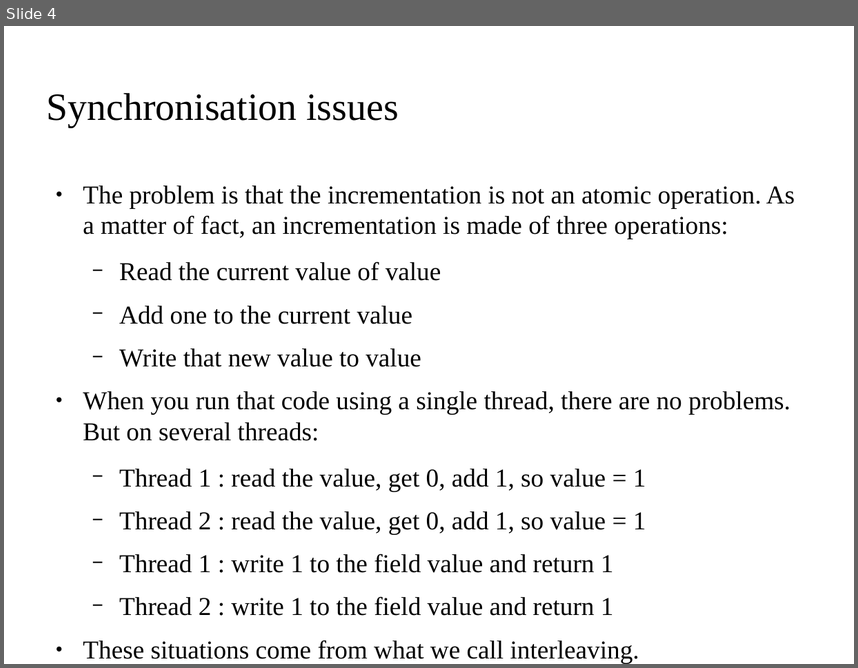
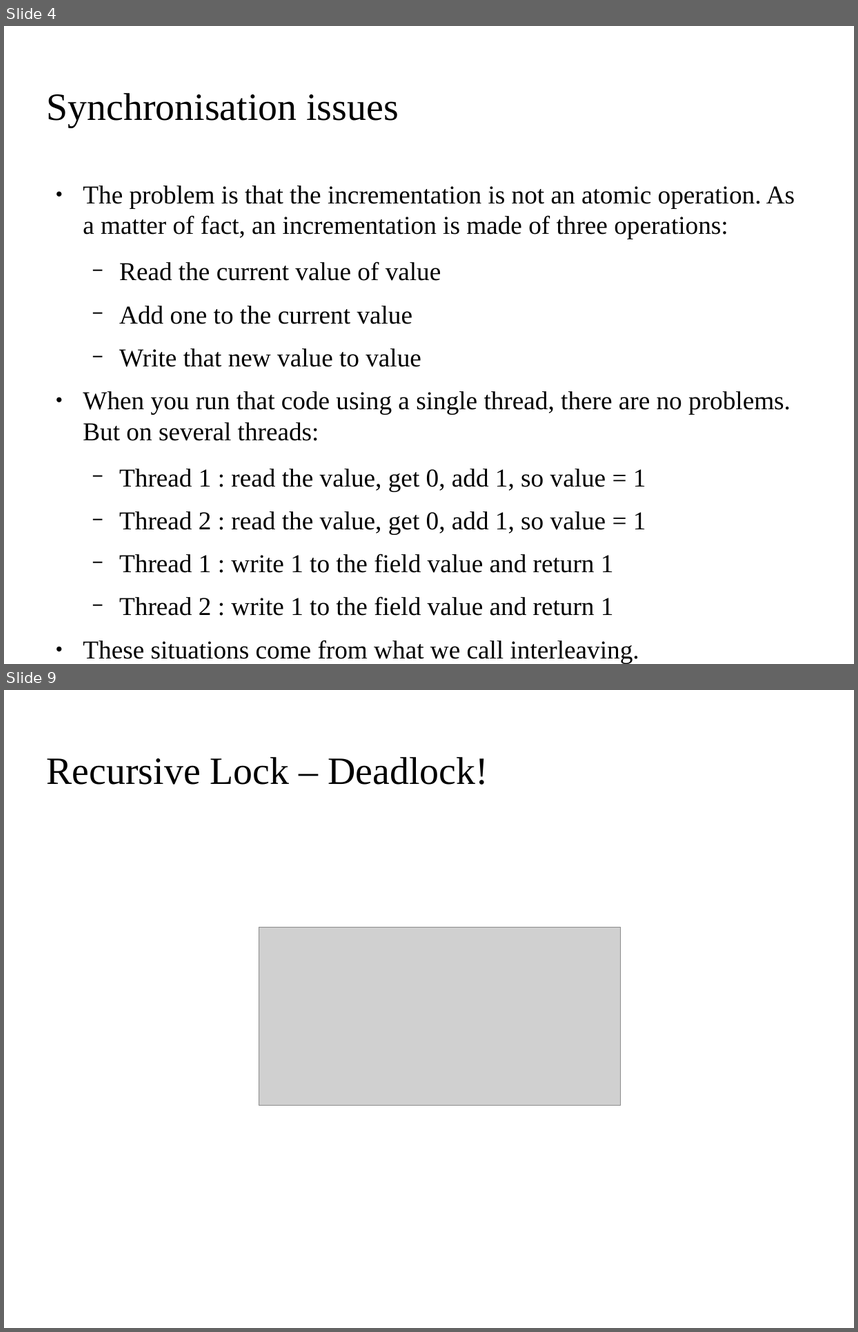
Before and after one commit to kks32/cpp-software-development, a slide deck: Ex13_Threads/Ex13_Threads.odp. Shown one above the other, each under a label of ours: slide 4 before the commit, slides 4 and 9 after it; the slides between them are not shown. The pictures are 858x668 and 858x1332 pixels, drawn with LibreOffice and Linux fonts; fonts in the diff are those of the drawing; grey boxes stand for pictures; background and template pictures are left out. Boxes give left, top, right and bottom in pixels: in the first picture for what was removed or moved away, otherwise in the second. Text is boxed around its words. In the diff, an @@ line names an element or a change of style, - is before the commit and + after.

```diff
--- a/Ex13_Threads/Ex13_Threads.odp
+++ b/Ex13_Threads/Ex13_Threads.odp
@@ slide 9 added at <box>4,690,854,1328</box>, background picture (left out) @@
@@ title added at <box>47,757,488,785</box>, 36 pt, text #000000 @@
+Recursive Lock – Deadlock!
@@ picture added at <box>259,927,621,1105</box> @@
```
Also in this commit, not shown: 2 slides changed, 3 other slides added, 1 slide removed, 20 other files.
